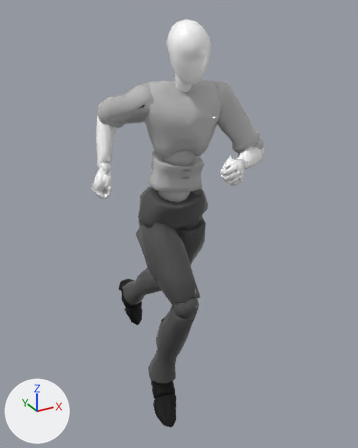
The FBX model TRUE_ENTROPY_UNITYPROJECT/Assets/Animation/Jer/New/Running (7).fbx: old version first, new version second.
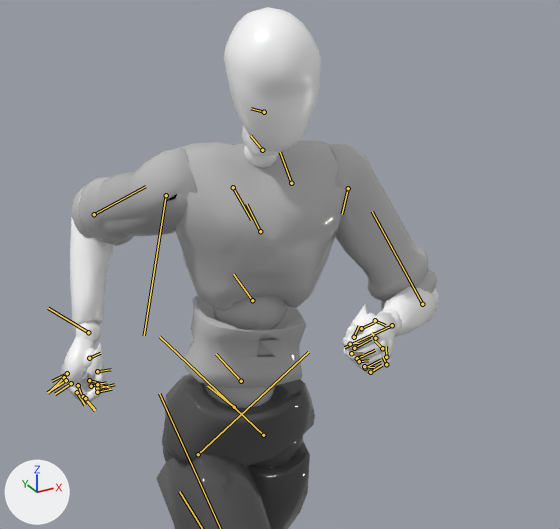
Each version is shown whole from a 50 mm camera at (-0.855, -1.65, 1.656) aimed at (0.079, 0.047, 0.807), then close up on the part from 18% to 89% of the width and 3% to 57% of the height. Arrows for +X, +Y and +Z are at lower left; the lights stay in place. Both versions are drawn at frame 15 of the action 'Take 001'; the numbers are the values there. The bones that bend it are drawn over the model as lines in the close-ups.

In view in the first close-up: 'Arms', 'Head001', 'Legs', 'Shirt', 'Torso'.
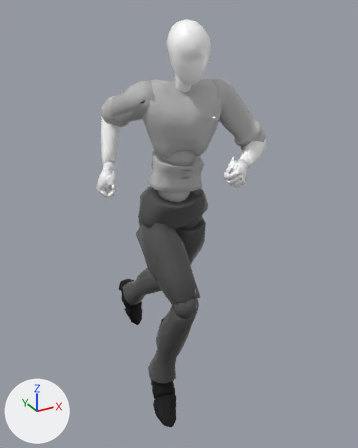
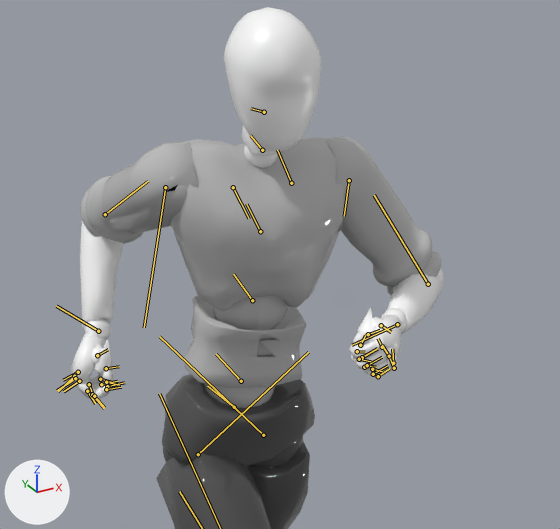
Edits to the scene script, one JSON object a line:
```json
{"block": "bone_clavicle_l", "where": "bone_clavicle_l = bpy.data.objects['root'].pose.bones['clavicle_l']  # child of 'spine_03'"}
{"op": "set", "path": "bone_clavicle_l.rotation_quaternion", "old": "(0.997, 0.031, -0.067, -0.035)", "new": "(0.991, 0.05, -0.125, -0.019)", "note": "degrees (4, -8, -4) -> degrees (6, -14, -3)"}
{"block": "bone_upperarm_l", "where": "bone_upperarm_l = bpy.data.objects['root'].pose.bones['upperarm_l']  # child of 'clavicle_l'"}
{"op": "set", "path": "bone_upperarm_l.rotation_quaternion", "old": "(0.976, 0.08, -0.057, 0.193)", "new": "(0.977, 0.116, -0.082, 0.158)", "note": "degrees (8, -8, 22) -> degrees (12, -11, 17)"}
{"block": "bone_clavicle_r", "where": "bone_clavicle_r = bpy.data.objects['root'].pose.bones['clavicle_r']  # child of 'spine_03'"}
{"op": "set", "path": "bone_clavicle_r.rotation_quaternion", "old": "(0.995, 0.023, -0.093, -0.031)", "new": "(0.988, 0.011, -0.154, -0.012)", "note": "degrees (3, -11, -4) -> degrees (1, -18, -2)"}
{"block": "bone_upperarm_r", "where": "bone_upperarm_r = bpy.data.objects['root'].pose.bones['upperarm_r']  # child of 'clavicle_r'"}
{"op": "set", "path": "bone_upperarm_r.rotation_quaternion", "old": "(0.897, 0.143, 0.165, 0.383)", "new": "(0.88, 0.167, 0.247, 0.37)", "note": "degrees (23, 11, 48) -> degrees (30, 18, 51)"}
```

Location of each change, [x1, y1, x2, y2] in pixels of the close-ups (560 x 529 px):
```json
{"object": "Torso", "change": "posed", "before": [174, 140, 343, 408], "after": [170, 137, 345, 408]}
{"object": "Shirt", "change": "posed", "before": [71, 144, 437, 310], "after": [80, 136, 442, 295]}
{"object": "Arms", "change": "posed", "before": [59, 217, 438, 402], "after": [69, 221, 444, 399]}
{"bone": "clavicle_l", "before": "(291, 183) to (280, 152)", "after": "(291, 183) to (277, 150)"}
{"bone": "upperarm_l", "before": "(348, 188) to (342, 214)", "after": "(349, 180) to (344, 216)"}
{"bone": "clavicle_r", "before": "(233, 187) to (251, 220)", "after": "(233, 187) to (249, 218)"}
{"bone": "upperarm_r", "before": "(166, 195) to (144, 335)", "after": "(165, 187) to (144, 327)"}
```
